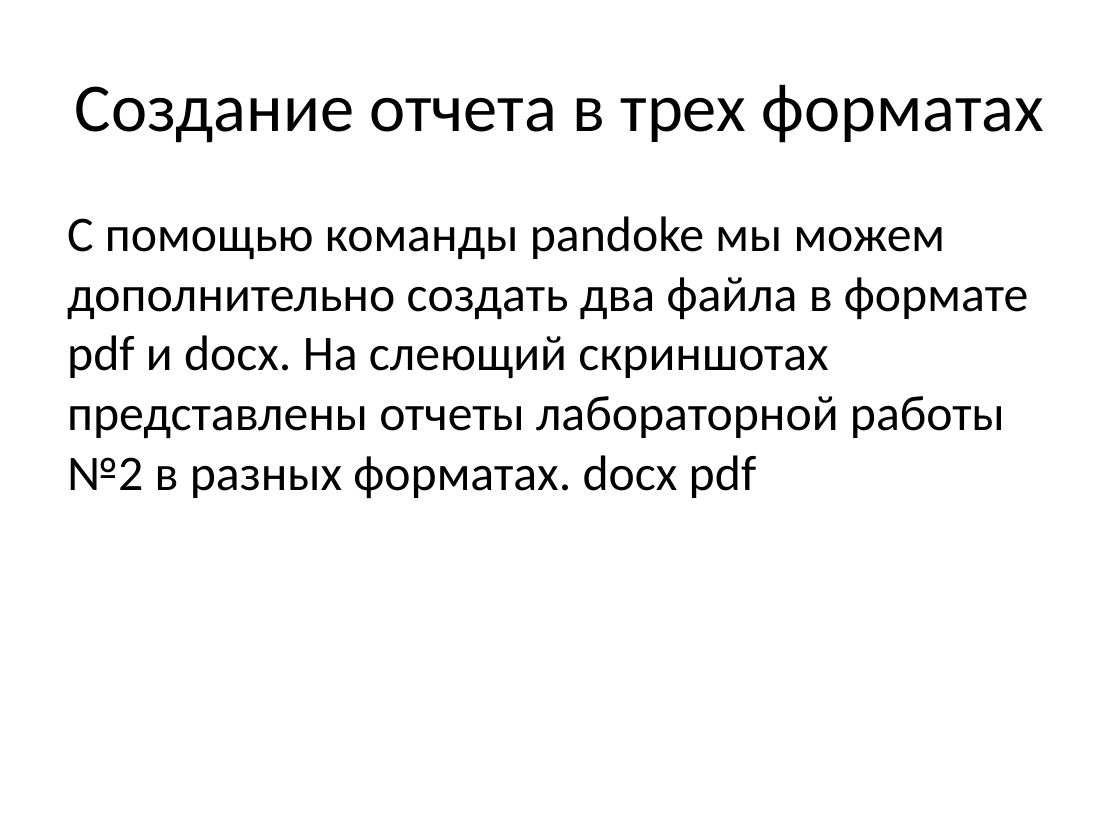
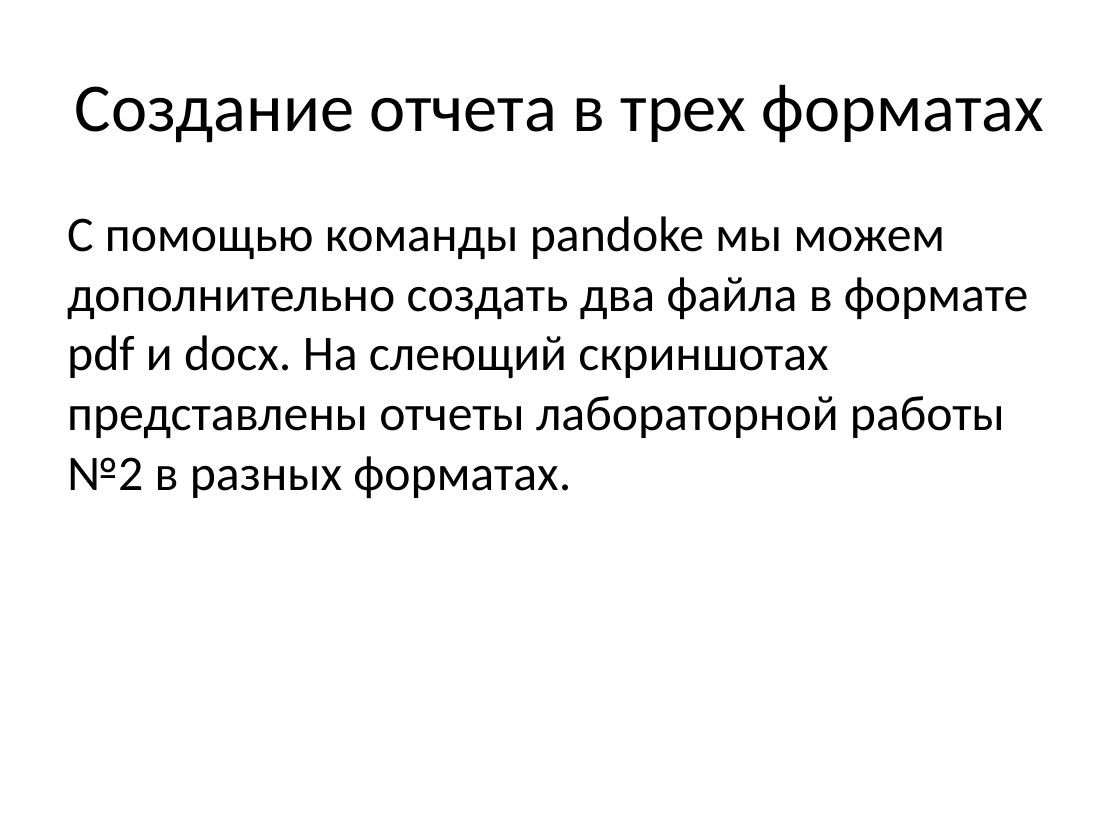
Before and after one commit to ammakarovaa/OS_2022, a slide deck: slide 9 of labs/lab03/presentation/presentation.pptx. Drawn at 1120x840 pixels with LibreOffice and Linux fonts; fonts in the diff are those of the drawing. Boxes give left, top, right and bottom in pixels: in the first picture for what was removed or moved away, otherwise in the second. Text is boxed around its words. In the diff, an @@ line names an element or a change of style, - is before the commit and + after.

Commit message:
Presentation3

```diff
--- a/labs/lab03/presentation/presentation.pptx
+++ b/labs/lab03/presentation/presentation.pptx
@@ text at box(67, 216, 1028, 499): text changed @@
-С помощью команды pandoke мы можем дополнительно создать два файла в формате pdf и docx. На слеющий скриншотах представлены отчеты лабораторной работы №2 в разных форматах. docx pdf
+С помощью команды pandoke мы можем дополнительно создать два файла в формате pdf и docx. На слеющий скриншотах представлены отчеты лабораторной работы №2 в разных форматах.
```
Also in this commit, not shown: 2 slides added, 2 other files.
